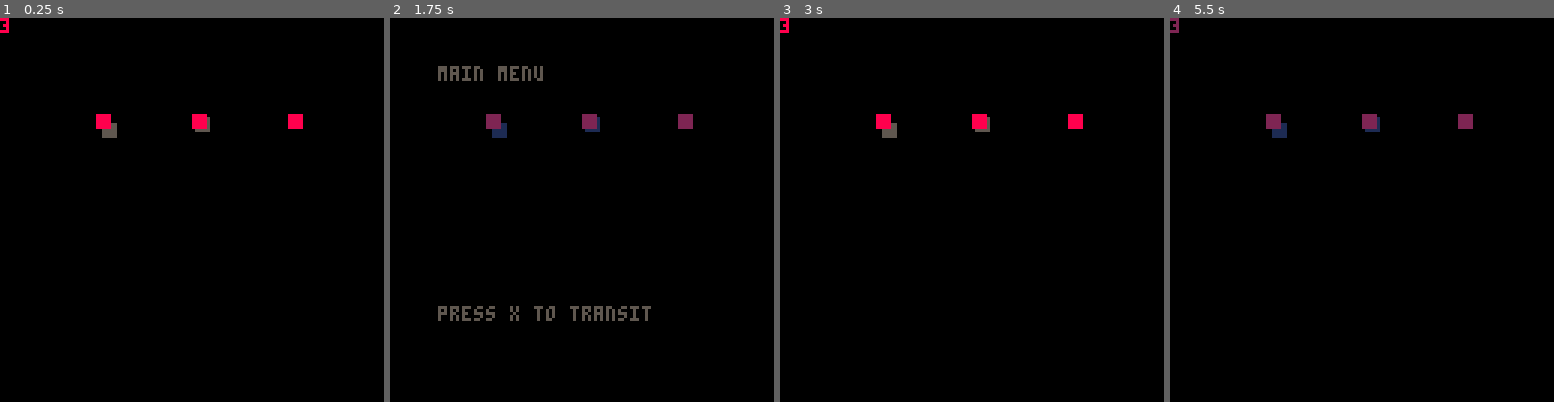
Above: before the commit, frames 1-4 (left to right).
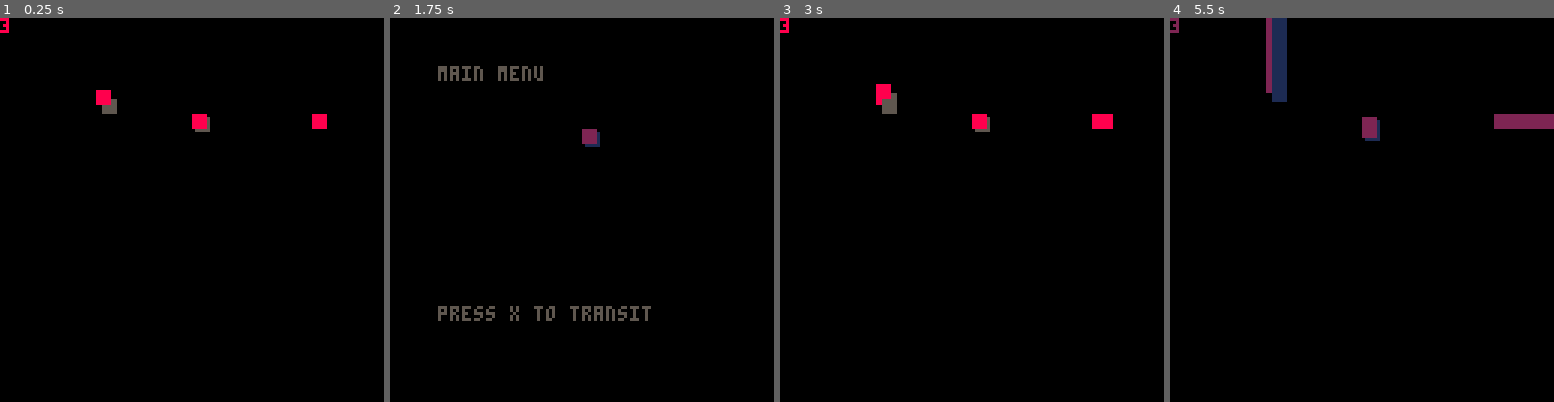
Above: after the commit, the same moments.

Repository: JunoNgx/p8-template
Game: PICO-8 cartridge template.p8
Two runs of this game, one before a commit and one after it. Both use one fixed random seed, a clock stepped at 60 frames per second and the inputs below.
Inputs:
- Up to frame 1 (0.25 s): no input
- Up to frame 2 (1.75 s): tap X (X key) at 0.33, 1.07 s
- Up to frame 3 (3 s): tap X (X key) at 1.85, 2.97 s
- Up to frame 4 (5.5 s): tap X (X key) at 4.08, 5.2 s

The runs differ from the first frame. In frame 1, 0.8% of the frame differs, in the area x 25-86%, y 18-32%; in frame 2, 0.8%; in frame 3, 1.0%; in frame 4, 2.4%, in the area x 25-100%, y 0-33%.

Commit message:
Implement motion system

Diff:
--- a/states/gameplayState.lua
+++ b/states/gameplayState.lua
@@ -27,6 +27,7 @@
 		-- end)
 		add(visualSystems, createDrawShadowSystem());
 		add(visualSystems, createDrawRectSystem());
+		add(logicSystems, createMotionSystem());
 
 		end,
 	update = function(self)
--- /dev/null
+++ b/systems/motionSystem.lua
@@ -0,0 +1,9 @@
+function createMotionSystem()
+    return createSystem(
+        {"pos", "vel"},
+		function(e)
+			e.pos.x += e.vel.x
+			e.pos.y += e.vel.y
+		end
+    )
+end
--- a/template.p8
+++ b/template.p8
@@ -21,6 +21,8 @@
 #include states/menuState.lua
 #include states/gameplayState.lua
 #include states/transitState.lua
+
+#include systems/motionSystem.lua
 
 #include systems/drawRectSystem.lua
 #include systems/drawRectShadowSystem.lua
